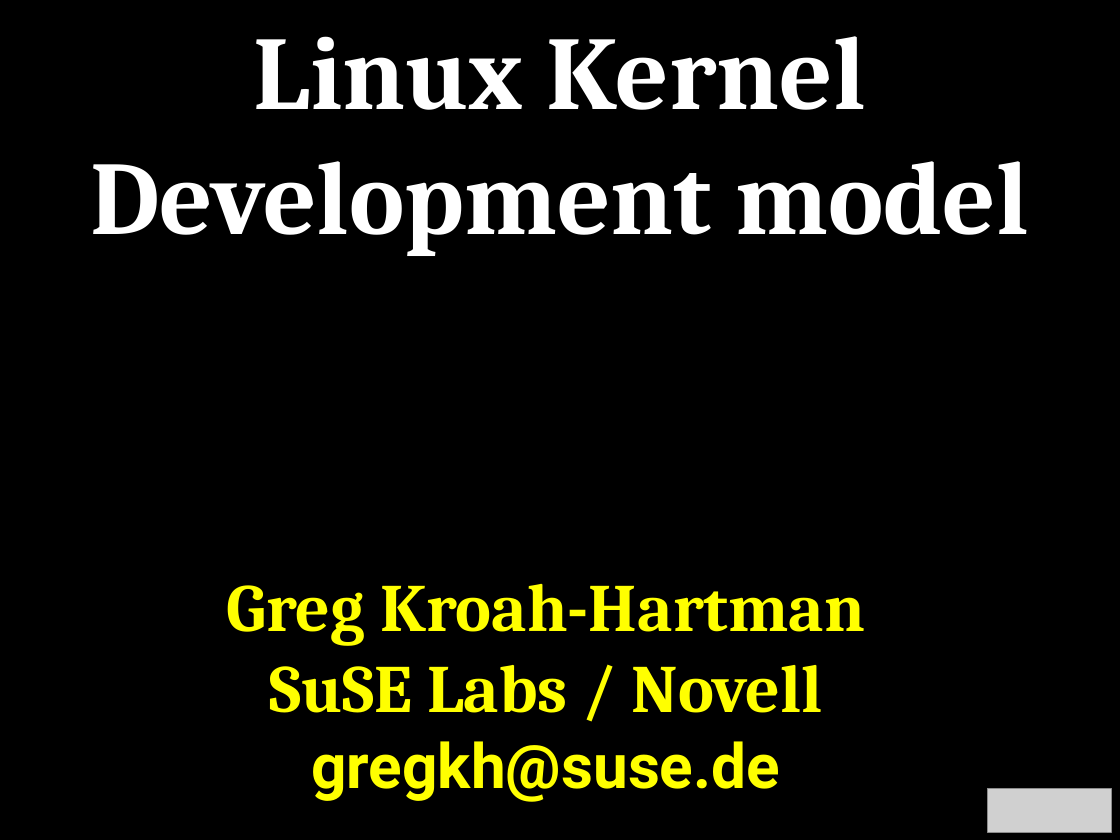
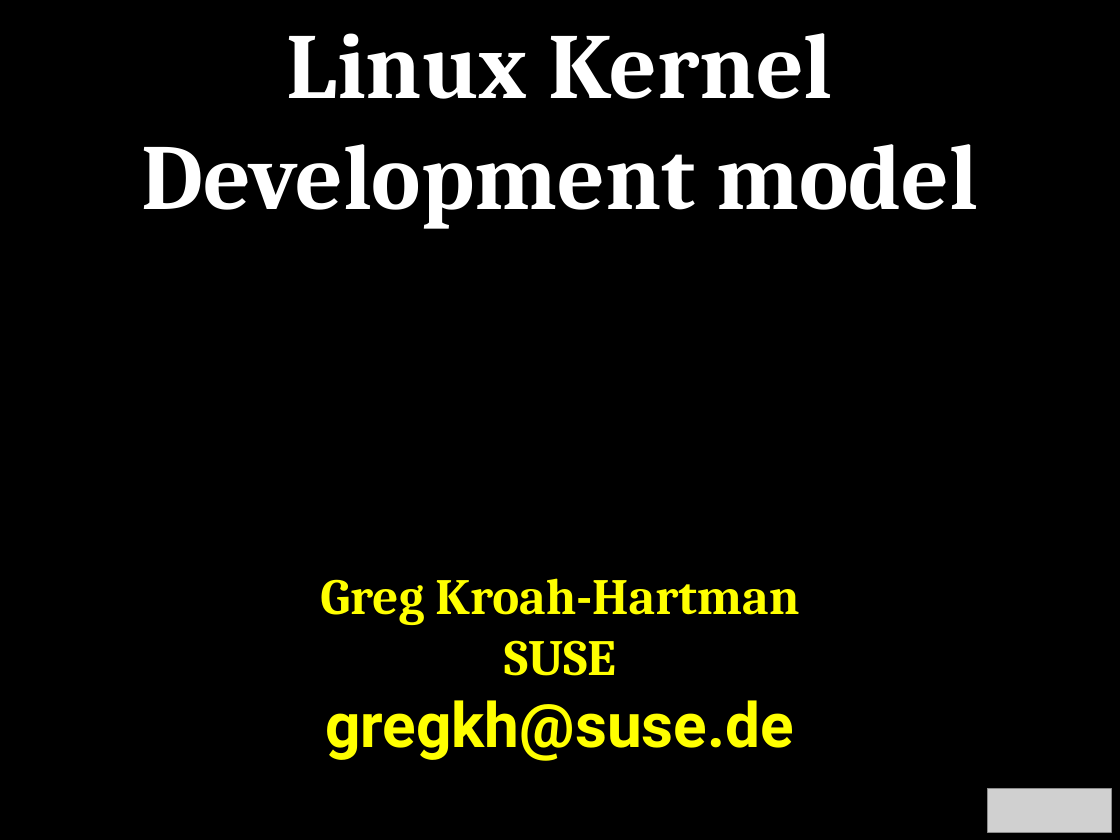
Before and after one commit to gregkh/kernel-development, a slide deck: slide 1 of kernel-development.odp. Drawn at 1120x840 pixels with LibreOffice and Linux fonts; fonts in the diff are those of the drawing; grey boxes stand for pictures. Boxes give left, top, right and bottom in pixels: in the first picture for what was removed or moved away, otherwise in the second. Text is boxed around its words. In the diff, an @@ line names an element or a change of style, - is before the commit and + after.

Commit message:
fix up font, turns out Bitstream Charter isn't on the system anymore :(

```diff
--- a/kernel-development.odp
+++ b/kernel-development.odp
@@ text "Linux Kernel Development model" moved from (x1=91, y1=36, x2=1029, y2=256) to (x1=142, y1=33, x2=978, y2=229) @@
@@ text "Linux Kernel Development model" at (x1=142, y1=33, x2=978, y2=229): size 74 to 66 pt @@
@@ text "Greg Kroah-Hartman" moved from (x1=227, y1=584, x2=865, y2=802) to (x1=320, y1=578, x2=799, y2=761) @@
@@ text at (x1=320, y1=578, x2=799, y2=625): size 48 to 36 pt in "Greg Kroah-Hartman" @@
@@ text at (x1=504, y1=640, x2=615, y2=676): text changed; size 48 to 36 pt @@
-SuSE Labs / Novell
+SUSE
```
Also in this commit, not shown: 30 other slides changed, 1 slide added.
